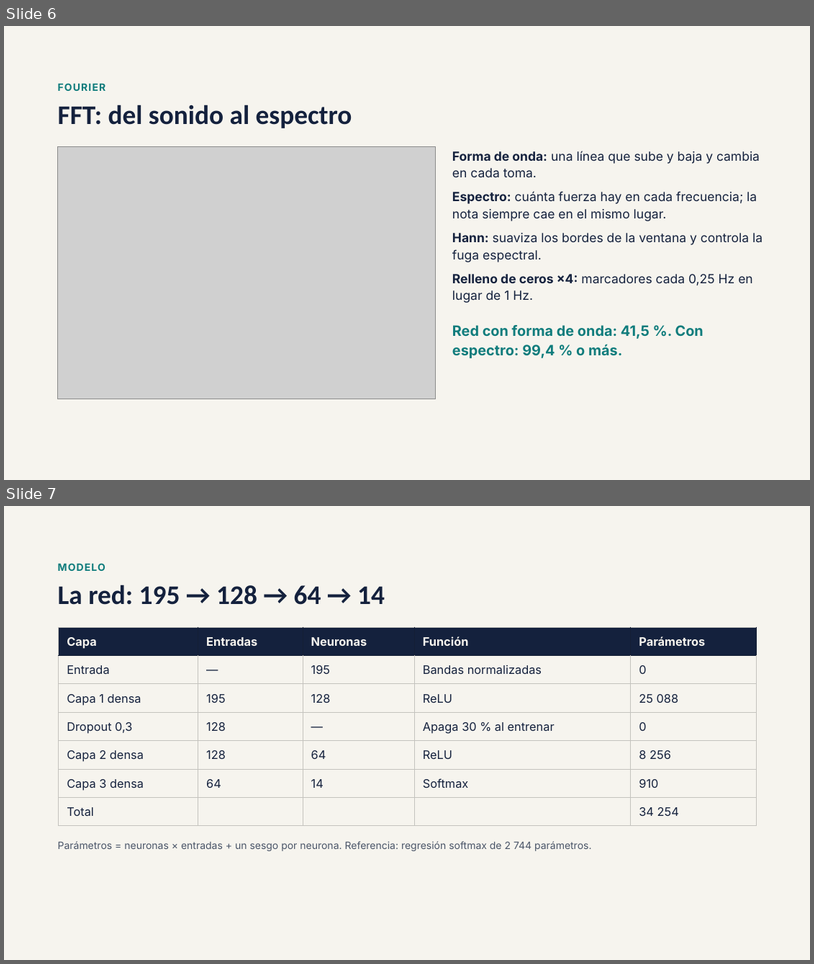
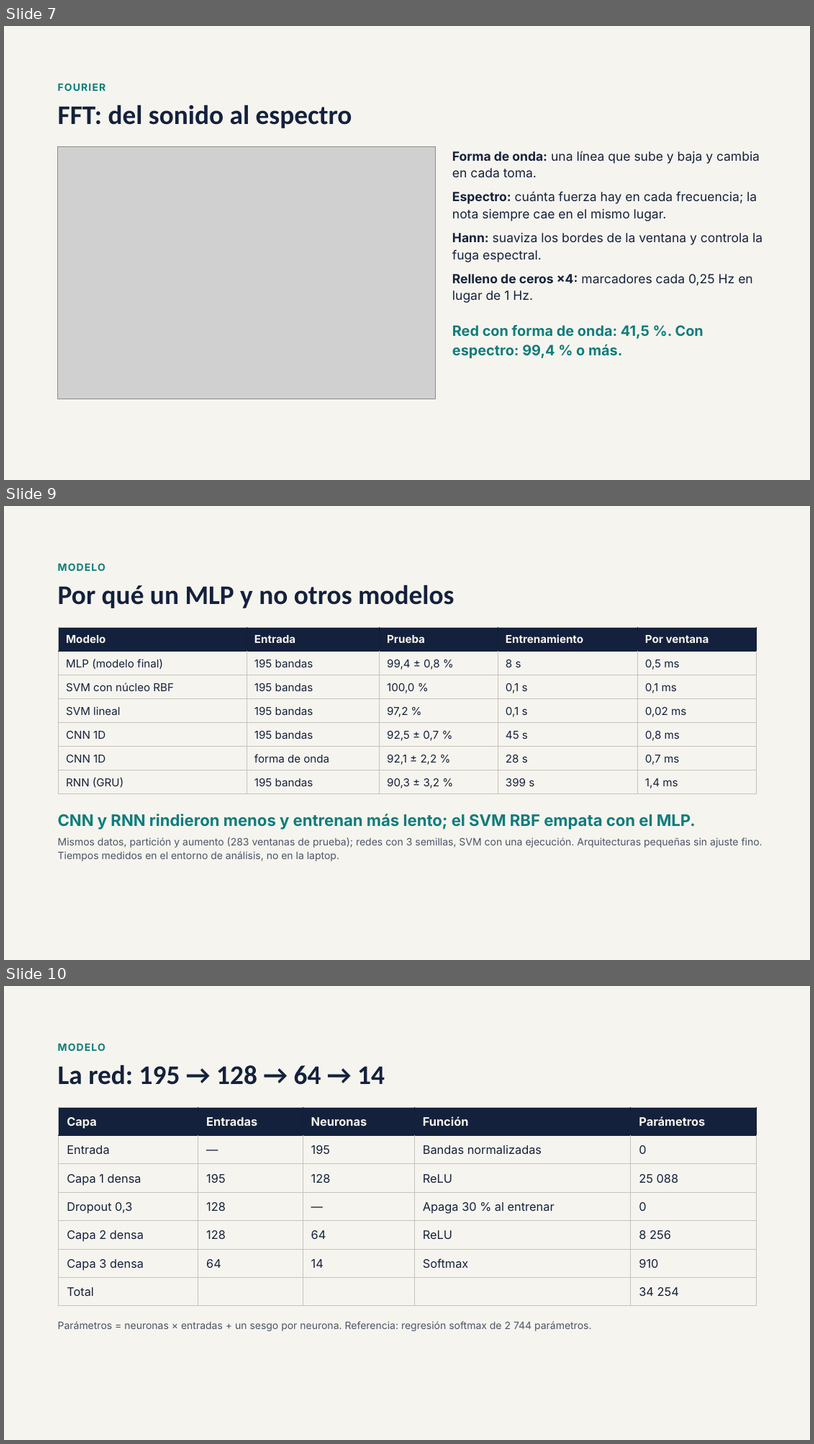
Before and after one commit to belenmejia07/ModeloAfinador, a slide deck: docs/Afinador_Violin_IA_fase2.pptx. Shown one above the other, each under a label of ours: slides 6 and 7 before the commit, slides 7, 9 and 10 after it; the slides between them are not shown. The pictures are 814x964 and 814x1444 pixels, drawn with LibreOffice and Linux fonts; fonts in the diff are those of the drawing; grey boxes stand for pictures. Boxes give left, top, right and bottom in pixels: in the first picture for what was removed or moved away, otherwise in the second. Text is boxed around its words. In the diff, an @@ line names an element or a change of style, - is before the commit and + after.

```diff
--- a/docs/Afinador_Violin_IA_fase2.pptx
+++ b/docs/Afinador_Violin_IA_fase2.pptx
@@ slide 9 added at (4,506,810,960), background #F6F4EE @@
@@ text added at (58,563,106,571), 12 pt, text #0F7C7C, bold @@
+MODELO
@@ title added at (58,584,454,608), 32 pt, text #14213D, bold @@
+Por qué un MLP y no otros modelos
@@ table added at (59,627,756,794), 7 rows, 5 columns @@
+Modelo | Entrada | Prueba | Entrenamiento | Por ventana
+MLP (modelo final) | 195 bandas | 99,4 ± 0,8 % | 8 s | 0,5 ms
+SVM con núcleo RBF | 195 bandas | 100,0 % | 0,1 s | 0,1 ms
+SVM lineal | 195 bandas | 97,2 % | 0,1 s | 0,02 ms
+CNN 1D | 195 bandas | 92,5 ± 0,7 % | 45 s | 0,8 ms
+CNN 1D | forma de onda | 92,1 ± 2,2 % | 28 s | 0,7 ms
+RNN (GRU) | 195 bandas | 90,3 ± 3,2 % | 399 s | 1,4 ms
@@ text added at (58,813,696,829), 19 pt, text #0F7C7C, bold @@
+CNN y RNN rindieron menos y entrenan más lento; el SVM RBF empata con el MLP.
@@ text added at (58,836,763,861), 12 pt, text #4A5568 @@
+Mismos datos, partición y aumento (283 ventanas de prueba); redes con 3 semillas, SVM con una ejecución. Arquitecturas pequeñas sin ajuste fino. Tiempos medidos en el entorno de análisis, no en la laptop.
@@ what was slide 6 is now slide 7 @@
@@ what was slide 7 is now slide 10 @@
```
Also in this commit, not shown: 3 slides changed, 4 other slides added, 4 other files.
